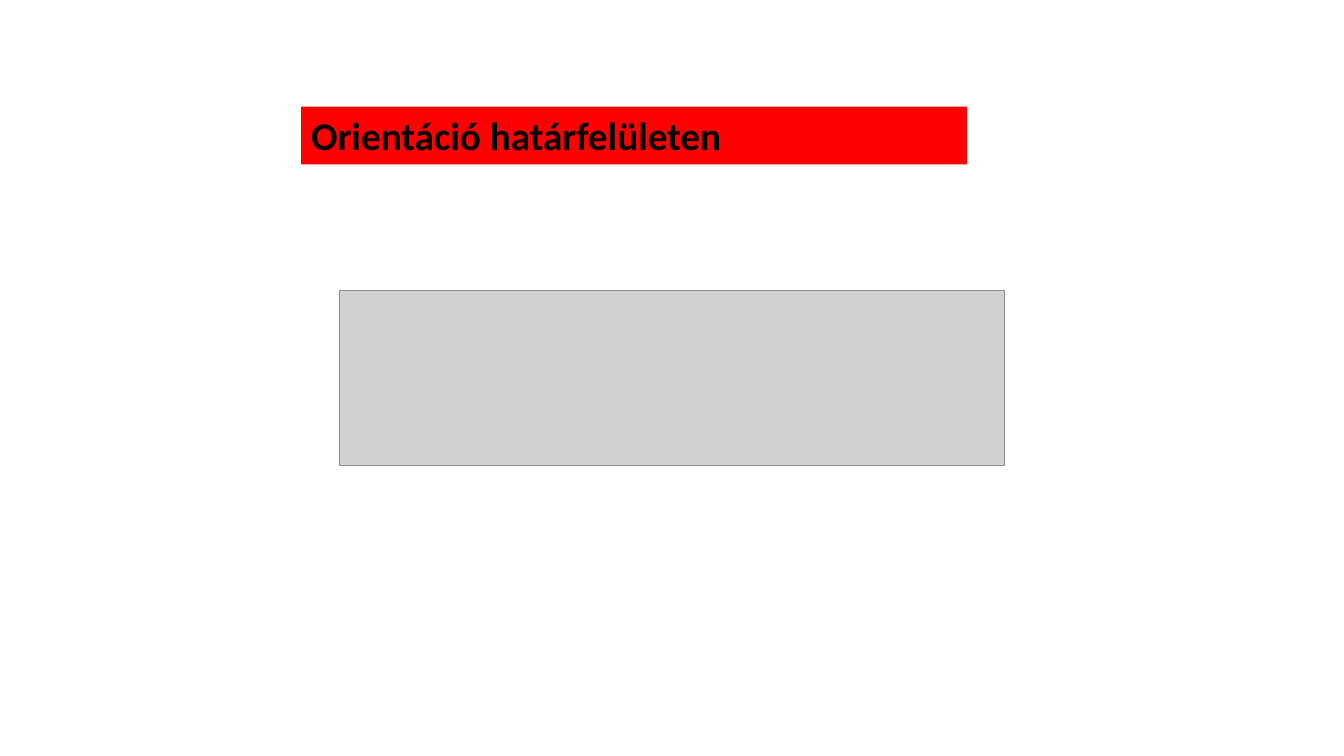
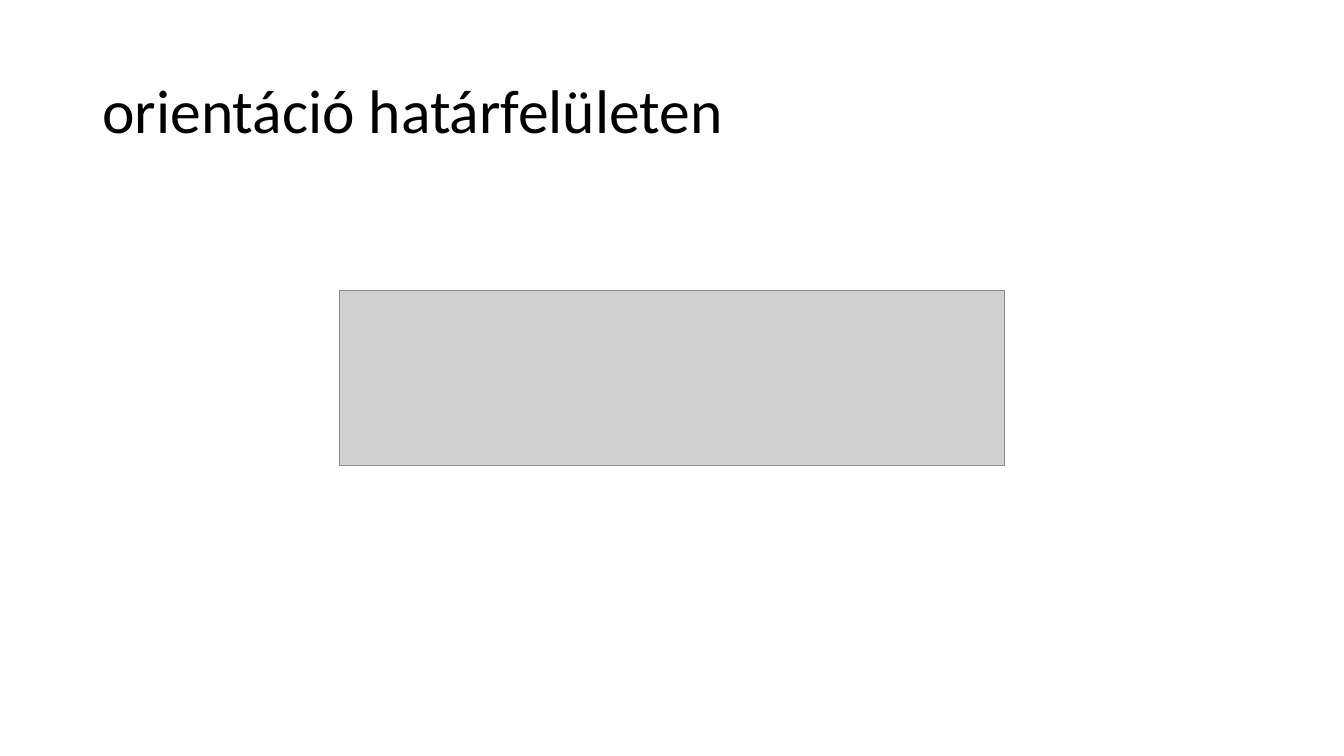
Before and after one commit to LilianaBohus/chemistry-presenations, a slide deck: slide 19 of formulations-and-surfactants.pptx (slide 18 before the commit). Drawn at 1344x756 pixels with LibreOffice and Linux fonts; fonts in the diff are those of the drawing; grey boxes stand for pictures. Boxes give left, top, right and bottom in pixels: in the first picture for what was removed or moved away, otherwise in the second. Text is boxed around its words. In the diff, an @@ line names an element or a change of style, - is before the commit and + after.

```diff
--- a/formulations-and-surfactants.pptx
+++ b/formulations-and-surfactants.pptx
@@ title "orientáció határfelületen": place and size @@
-title "orientáció határfelületen" at (301,107,967,164)
+title "orientáció határfelületen" at (102,90,723,134)
@@ title "orientáció határfelületen" at (102,90,723,134): vertical alignment top to middle; fill #FF0000 to none @@
@@ title at (102,90,723,134): text changed; size 28 to 44 pt; bold off @@
-Orientáció határfelületen
+orientáció határfelületen
```
Also in this commit, not shown: 9 other slides changed, 1 slide added.
